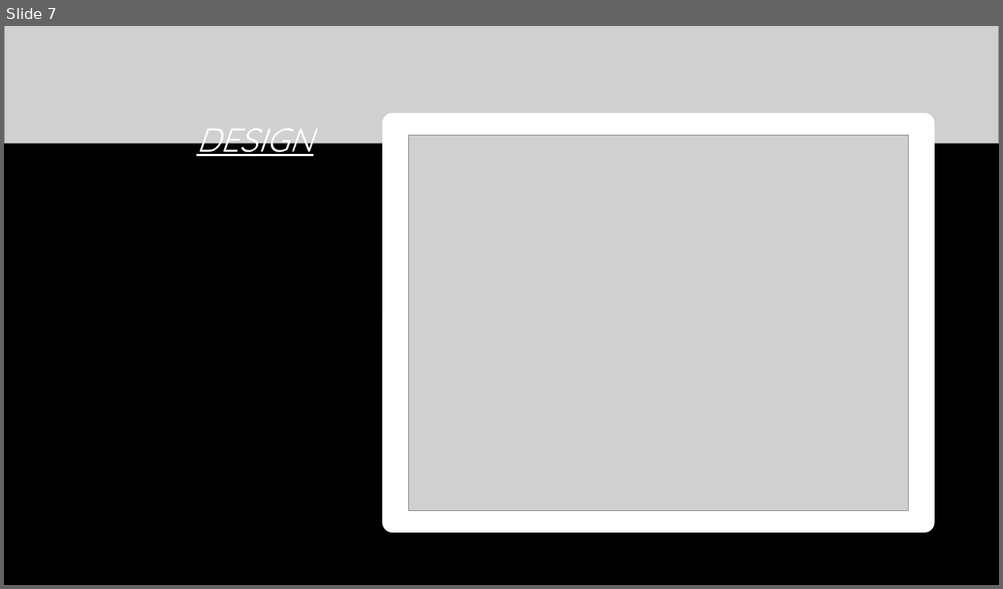
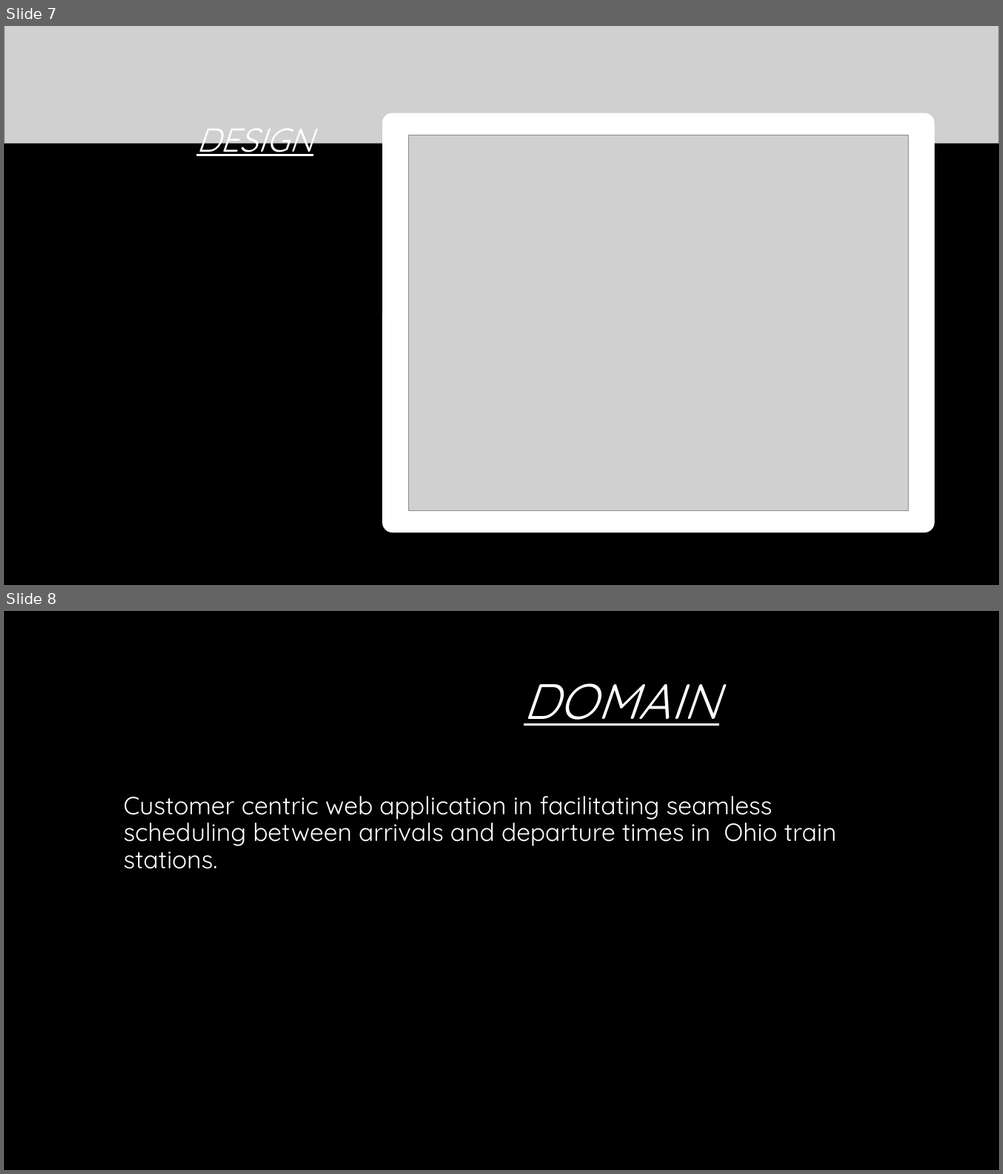
Before and after one commit to braucalderon/trackingPredictionSystem, a slide deck: Presentation/RAILWAY Presentation2.pptx. Shown one above the other, each under a label of ours: slide 7 before the commit, slides 7 and 8 after it. The pictures are 1003x589 and 1003x1174 pixels, drawn with LibreOffice and Linux fonts; fonts in the diff are those of the drawing; grey boxes stand for pictures; background and template pictures are left out. Boxes give left, top, right and bottom in pixels: in the first picture for what was removed or moved away, otherwise in the second. Text is boxed around its words. In the diff, an @@ line names an element or a change of style, - is before the commit and + after.

```diff
--- a/Presentation/RAILWAY Presentation2.pptx
+++ b/Presentation/RAILWAY Presentation2.pptx
@@ slide 8 added at (x1=4, y1=611, x2=999, y2=1170), background #000000 @@
@@ title added at (x1=523, y1=684, x2=720, y2=726), 48 pt, text #FFFFFF, italic, underline @@
+DOMAIN
@@ subtitle added at (x1=123, y1=796, x2=836, y2=869), 24 pt, text #FFFFFF @@
+Customer centric web application in facilitating seamless scheduling between arrivals and departure times in Ohio train stations.
```
